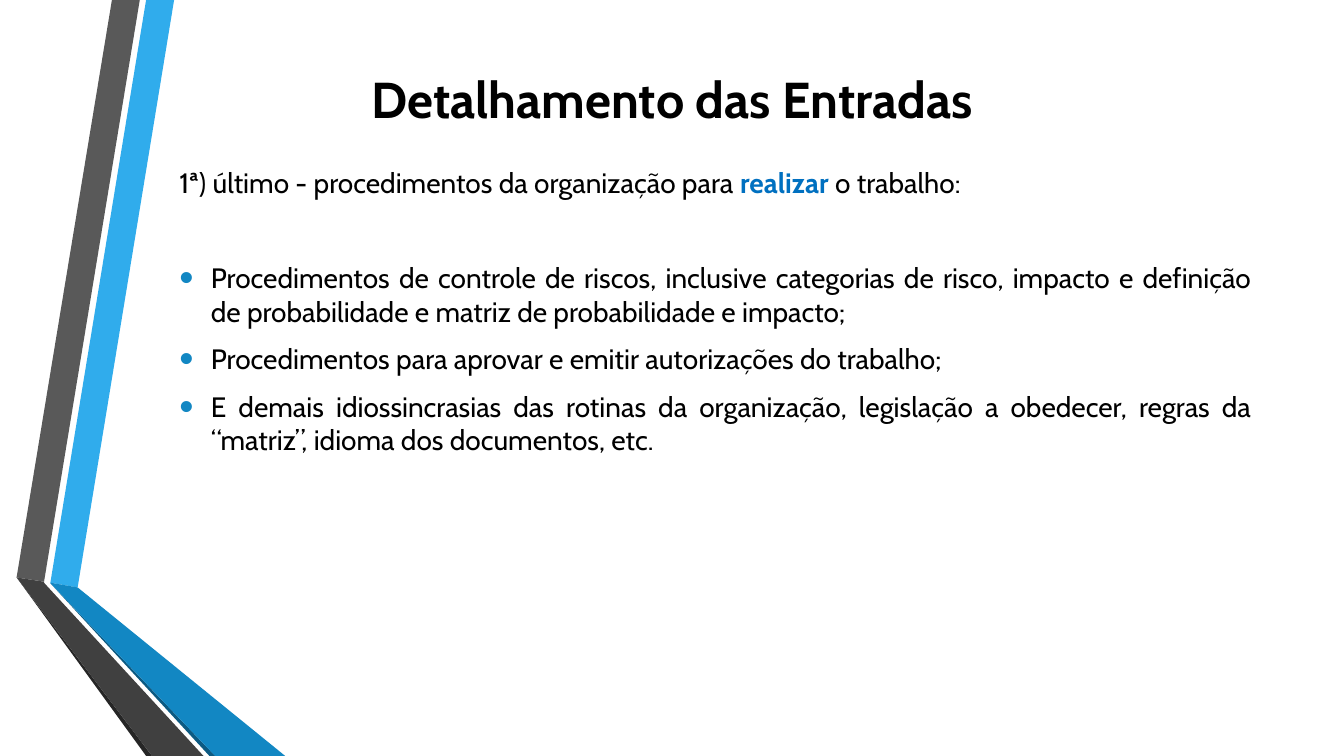
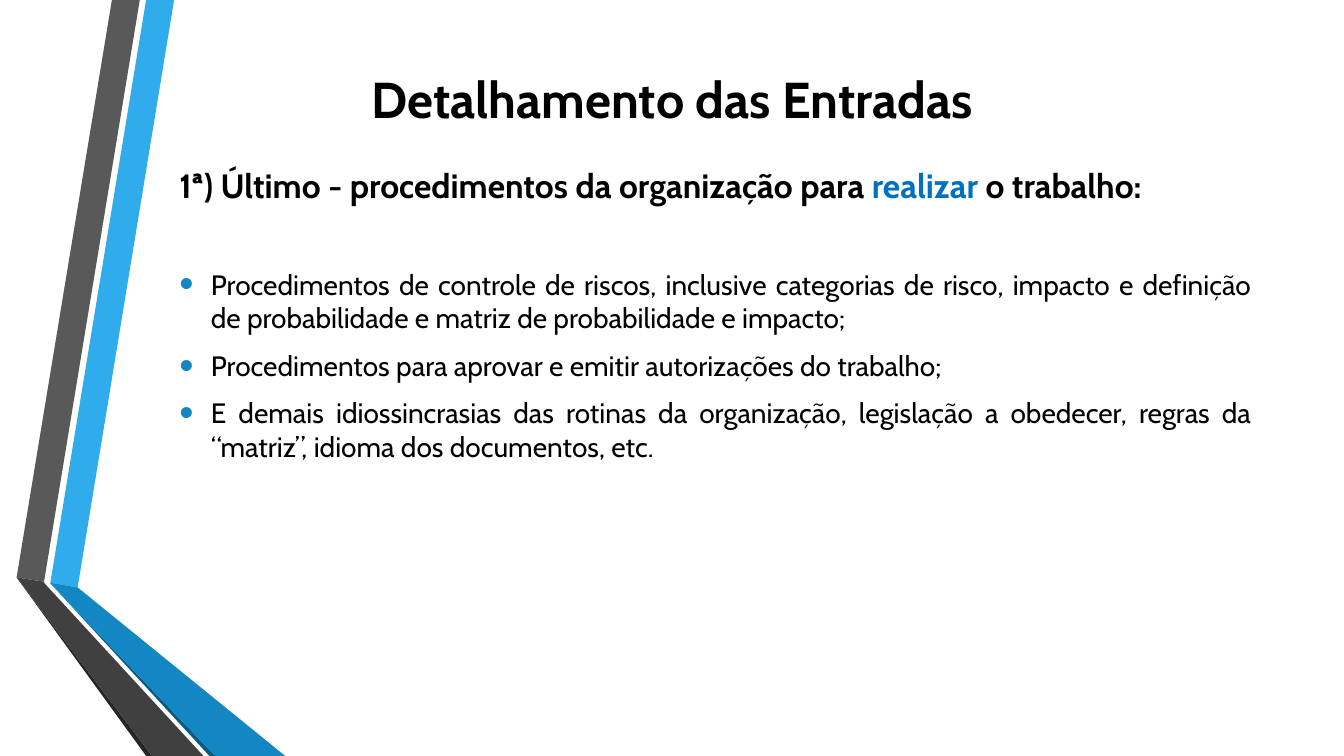
Before and after one commit to jharbes/ADMINISTRACAO-DE-REDES, a slide deck: slide 14 of RELATORIO PROVA P2/relatorio-pmbok-capitulo4-jharbes.pptx. Drawn at 1344x756 pixels with LibreOffice and Linux fonts; fonts in the diff are those of the drawing. Boxes give left, top, right and bottom in pixels: in the first picture for what was removed or moved away, otherwise in the second. Text is boxed around its words. In the diff, an @@ line names an element or a change of style, - is before the commit and + after.

```diff
--- a/RELATORIO PROVA P2/relatorio-pmbok-capitulo4-jharbes.pptx
+++ b/RELATORIO PROVA P2/relatorio-pmbok-capitulo4-jharbes.pptx
@@ text at bbox=[179, 170, 1141, 206]: text changed; size 20 to 24 pt; bold on @@
-1ª) último - procedimentos da organização para realizar o trabalho:
+1ª) Último - procedimentos da organização para realizar o trabalho:
```
Also in this commit, not shown: 9 other slides changed.
